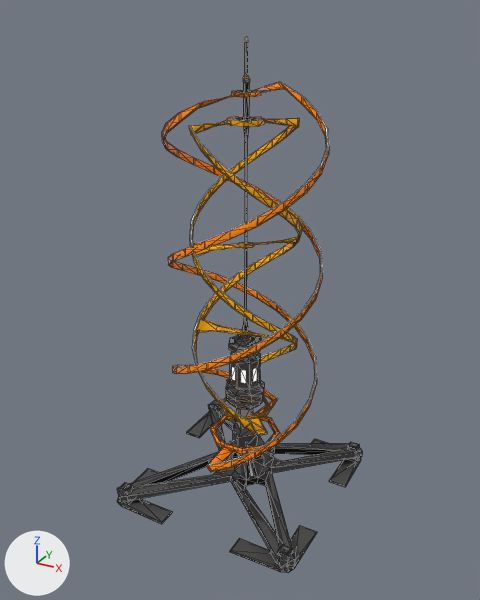
The glTF model startup/pkg/vaststars.resources/glb/wind-turbine-1.glb: old version first, new version second.
Rendered twice from a 50 mm camera at (38.4, -71.3, 64.7) aimed at (-0.3, -1.0, 29.6). The axes (+X, +Y, +Z) are drawn at lower left. The lights are the same throughout. Mesh edges are drawn as thin lines. Vertices at the same position are counted once.
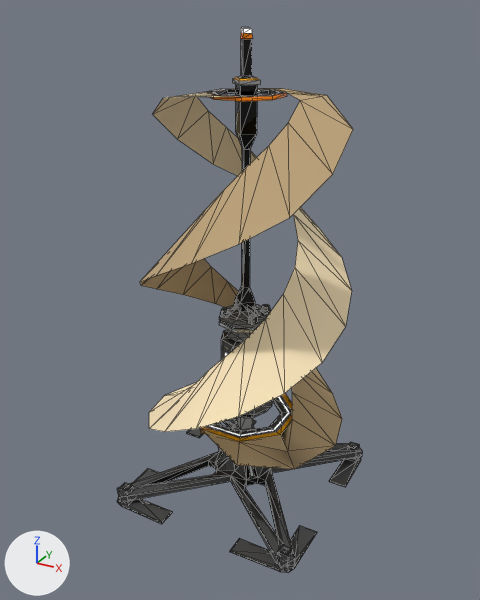
Patch to the scene script:
```diff
--- a/startup/pkg/vaststars.resources/glb/wind-turbine-1.glb.py
+++ b/startup/pkg/vaststars.resources/glb/wind-turbine-1.glb.py
@@ me_plane_003 @@
 # used by ob_plane_003; location = (0.0, 0.0, 0.0)
-me_plane_003.from_pydata(...)  # 1326 vertices, 2152 faces; spans x -14.0..14.0, y -14.0..14.0, z 0.0..61.7
+me_plane_003.from_pydata(...)  # 702 vertices, 1122 faces; spans x -14.0..14.0, y -14.0..14.0, z 0.0..62.7
+# me_plane_003 part 1: the loose piece of 20 vertices spanning x -0.5..0.5, y -0.5..0.5, z 56.8..61.1 is scaled about its middle by (3.78, 3.78, 1.13), then moved by (0.0, 0.0, 0.1)
+# me_plane_003 part 2: the loose piece of 32 vertices spanning x -2.2..2.2, y -2.2..2.2, z 16.8..22.2 is scaled about its middle by 1.52, then moved by (0.0, 0.0, 2.4)
+# me_plane_003 part 3: the loose piece of 24 vertices spanning x -2.4..2.4, y -2.4..2.4, z 22.2..22.6 is scaled about its middle by 1.52, then moved by (0.0, 0.0, 3.9)
+# me_plane_003 part 4: the loose piece of 40 vertices spanning x -2.4..2.4, y -2.4..2.4, z 22.8..24.2 is scaled about its middle by 1.52, then moved by (0.0, 0.0, 4.4)
+# me_plane_003 part 5: the loose piece of 40 vertices spanning x -2.8..2.8, y -2.8..2.8, z 13.6..16.5 is scaled about its middle by 1.52, then moved by (0.0, 0.0, 0.1)
+# me_plane_003 part 6: the loose piece of 19 vertices spanning x -1.7..-1.1, y -1.6..-0.8, z 23.0..23.7 is scaled about its middle by 1.52, then moved by (-0.7, -0.6, 4.4)
+# me_plane_003 part 7: the loose piece of 19 vertices spanning x 1.1..1.7, y -1.6..-0.8, z 23.0..23.7 is scaled about its middle by 1.52, then moved by (0.7, -0.6, 4.4)
+# me_plane_003 part 8: the loose piece of 19 vertices spanning x 1.1..1.7, y 0.8..1.6, z 23.0..23.7 is scaled about its middle by 1.52, then moved by (0.7, 0.6, 4.4)
+# me_plane_003 part 9: the loose piece of 368 vertices spanning x -10.0..10.0, y -10.0..10.0, z 7.9..56.0 is rebuilt with 146 vertices and now spans x -13.9..13.9, y -13.9..13.9, z 10.6..55.7
+# me_plane_003 part 10: the loose piece of 24 vertices spanning x -0.4..0.4, y -0.4..0.4, z 23.7..56.8 is rebuilt with 24 vertices and now spans x -1.4..1.4, y -1.4..1.4, z 27.6..56.6
+# me_plane_003 part 11: a new loose piece of 20 vertices spanning x -0.8..0.8, y -0.8..0.8, z 61.5..62.7, in mat_material_001
+# me_plane_003 part 12: the loose piece of 400 vertices spanning x -7.2..7.2, y -7.2..7.3, z 12.8..52.7 is deleted
+# me_plane_003 part 13
+# 2 vertices are removed from x 0.0, y -2.1..2.1, z 5.5
+# 6 faces are deleted
+# 6 new faces join them
 me_plane_003.materials.append(mat_material_001)
```

Location of each change, (x1, y1, x2, y2) in pixels of the pictures (480 x 600 px; the box of a moved part takes in the faces that stretch with it):
'Plane.003', reshaped
    before: (117, 37, 363, 573)
    after: (117, 27, 363, 573)
part 1 of me_plane_003, moved or reshaped
    before: (243, 43, 250, 83)
    after: (232, 39, 260, 85)
part 2 of me_plane_003, moved or reshaped
    before: (230, 352, 261, 389)
    after: (221, 330, 251, 360)
part 3 of me_plane_003, moved or reshaped
    before: (229, 346, 261, 354)
    after: (219, 321, 257, 333)
part 4 of me_plane_003, moved or reshaped
    before: (229, 335, 262, 351)
    after: (219, 304, 271, 328)
part 5 of me_plane_003, moved or reshaped
    before: (226, 380, 264, 410)
    after: (239, 400, 272, 418)
part 6 of me_plane_003, moved or reshaped
    before: (229, 338, 235, 344)
    after: (220, 308, 229, 317)
part 7 of me_plane_003, moved or reshaped
    before: (247, 343, 253, 347)
    after: (248, 314, 257, 324)
part 8 of me_plane_003, moved or reshaped
    before: (256, 336, 261, 341)
    after: (261, 304, 270, 313)
part 9 of me_plane_003, rebuilt (27% wider)
    before: (162, 82, 329, 472)
    after: (140, 88, 353, 469)
part 10 of me_plane_003, rebuilt (229% wider, 10% shorter)
    before: (243, 82, 249, 336)
    after: (235, 84, 257, 312)
part 11 of me_plane_003, added
    after: (240, 27, 253, 39)
part 12 of me_plane_003, deleted (orange)
    before: (188, 116, 303, 436)
part 13 of me_plane_003, moved or reshaped (not visible afterwards)
    before: (236, 435, 258, 456)
